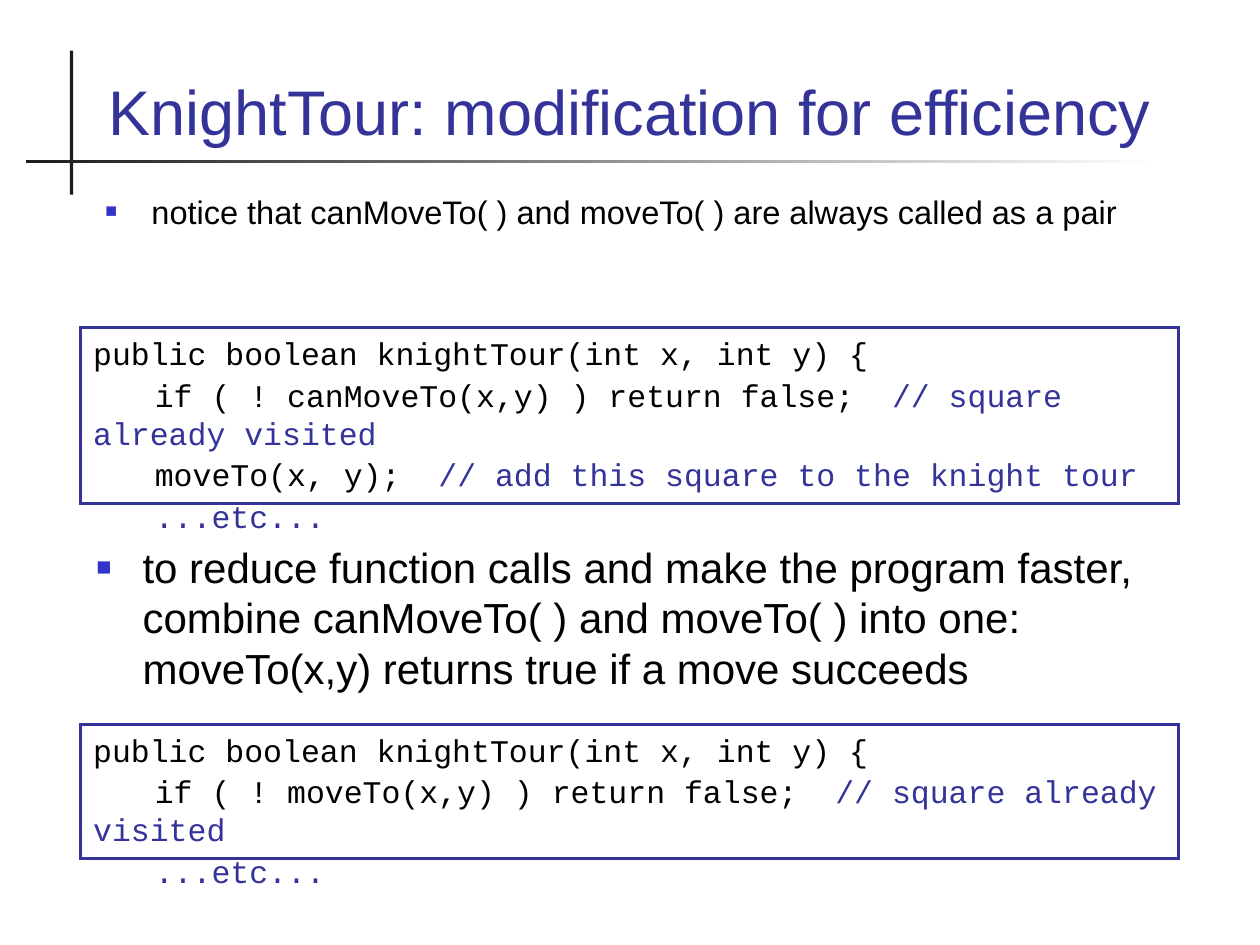
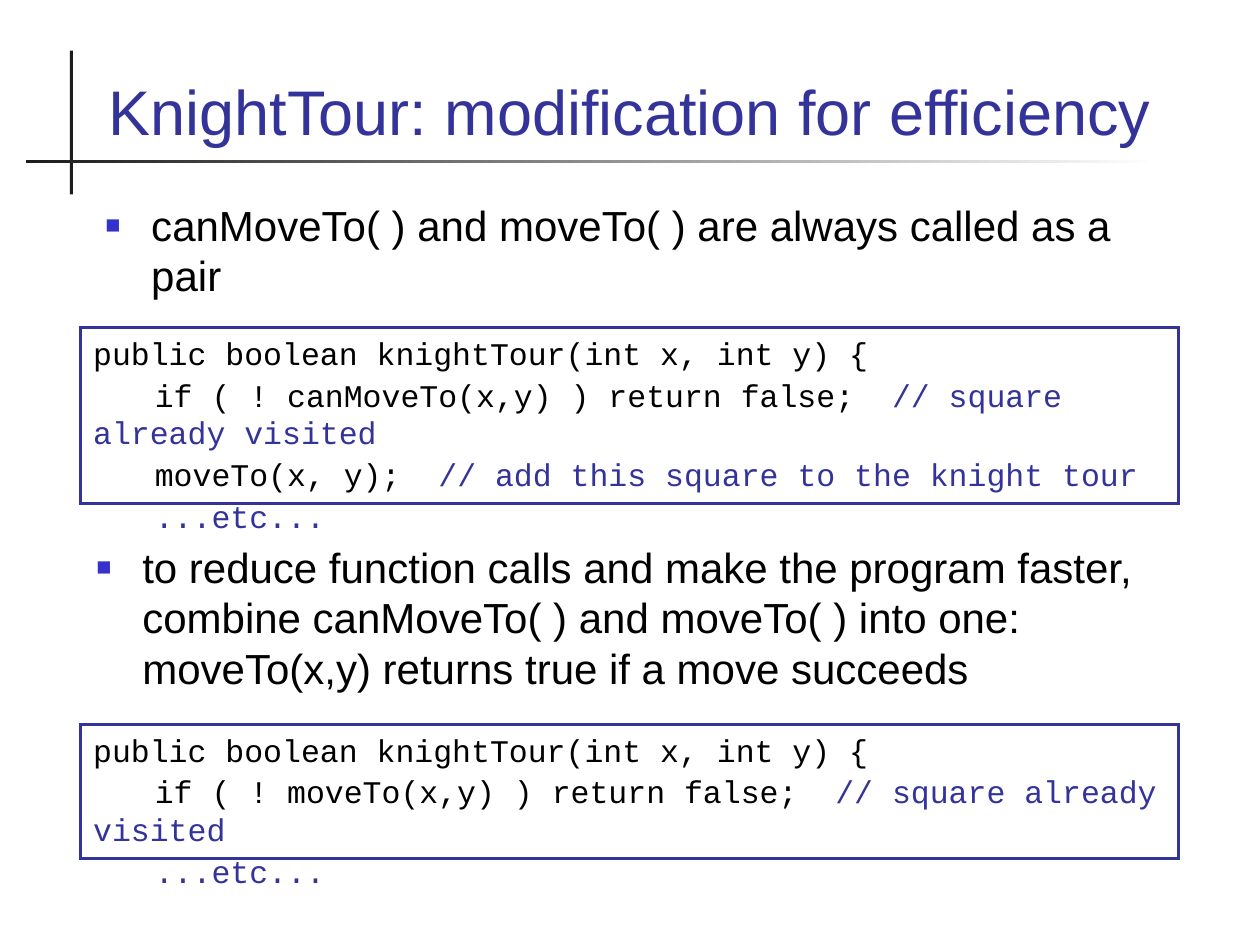
Before and after one commit to skeoop/skeoop.github.io, a slide deck: slide 47 of recursion/Recursion.ppt. Drawn at 1260x945 pixels with LibreOffice and Linux fonts; fonts in the diff are those of the drawing. Boxes give left, top, right and bottom in pixels: in the first picture for what was removed or moved away, otherwise in the second. Text is boxed around its words. In the diff, an @@ line names an element or a change of style, - is before the commit and + after.

```diff
--- a/recursion/Recursion.ppt
+++ b/recursion/Recursion.ppt
@@ text at <box>151,210,1110,300</box>: text changed; size 18.6 to 24 pt @@
-■ notice that canMoveTo( ) and moveTo( ) are always called as a pair
+■ canMoveTo( ) and moveTo( ) are always called as a pair
```
Also in this commit, not shown: 20 other slides changed, 2 other files.
